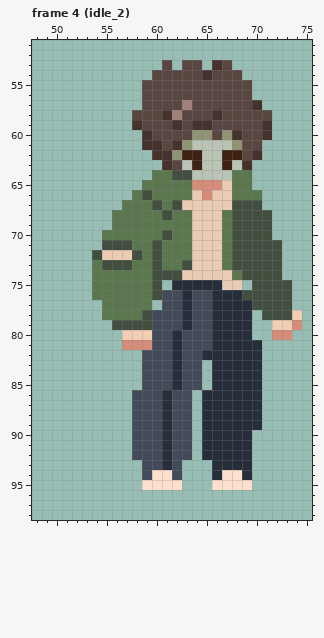
Pixel-art file -- Assets/Art/Shelter/Characters/no02_tags/idle_2.aseprite. That is the earlier state.
128x128 pixels, 10 frames. Shown: frame 4 (idle_2): x 48..75, y 51..98.
The result:
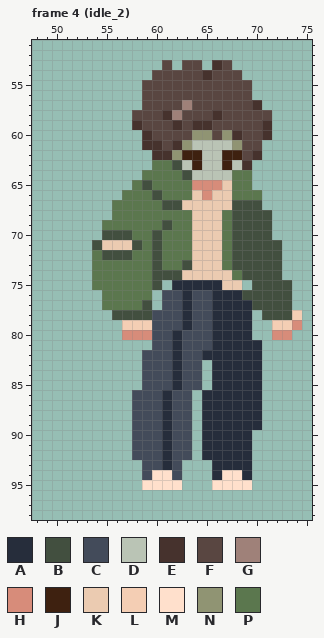
Palette (. is transparent): A #262d3b  B #424f3f  C #434b5a  D #bac4b5  E #46322d  F #594641  G #9f8179  H #d78c7a  J #3e2110  K #ebcbb1  L #f4ceb4  M #ffe0cc  N #909473  P #5b774e
Changes in this commit:
{"where": "frame 4 (idle_2), layer \"no2/L_arm\""}
{"frame":4,"y":63,"x":60,"old":".EF","new":"PPB"}
{"frame":4,"y":64,"x":59,"old":".","new":"P"}
{"frame":4,"y":64,"x":62,"old":"B","new":"P"}
{"frame":4,"y":65,"x":58,"old":".P","new":"PB"}
{"frame":4,"y":66,"x":57,"old":".","new":"P"}
{"frame":4,"y":66,"x":59,"old":"BP","new":"PB"}
{"frame":4,"y":67,"x":56,"old":".","new":"P"}
{"frame":4,"y":67,"x":60,"old":"BP","new":"PB"}
{"frame":4,"y":68,"x":61,"old":"B","new":"P"}
{"frame":4,"y":69,"x":55,"old":".","new":"P"}
{"frame":4,"y":69,"x":61,"old":"P","new":"B"}
{"frame":4,"y":70,"x":55,"old":"PPP","new":"BBB"}
{"frame":4,"y":70,"x":60,"old":"PB","new":"BP"}
{"frame":4,"y":71,"x":54,"old":".BBBP","new":"BKKKB"}
{"frame":4,"y":72,"x":54,"old":"BKKKB","new":"PBBBP"}
{"frame":4,"y":73,"x":55,"old":"BBB","new":"PPP"}
{"frame":4,"y":76,"x":54,"old":"P","new":"."}
{"frame":4,"y":76,"x":60,"old":"B","new":"."}
{"frame":4,"y":77,"x":59,"old":"P","new":"B"}
{"frame":4,"y":78,"x":55,"old":"PPPP","new":".BBB"}
{"frame":4,"y":79,"x":56,"old":"BBBB","new":".LLL"}
{"frame":4,"y":80,"x":57,"old":"LLL","new":"HHH"}
{"frame":4,"y":81,"x":57,"old":"HHH","new":"..."}
